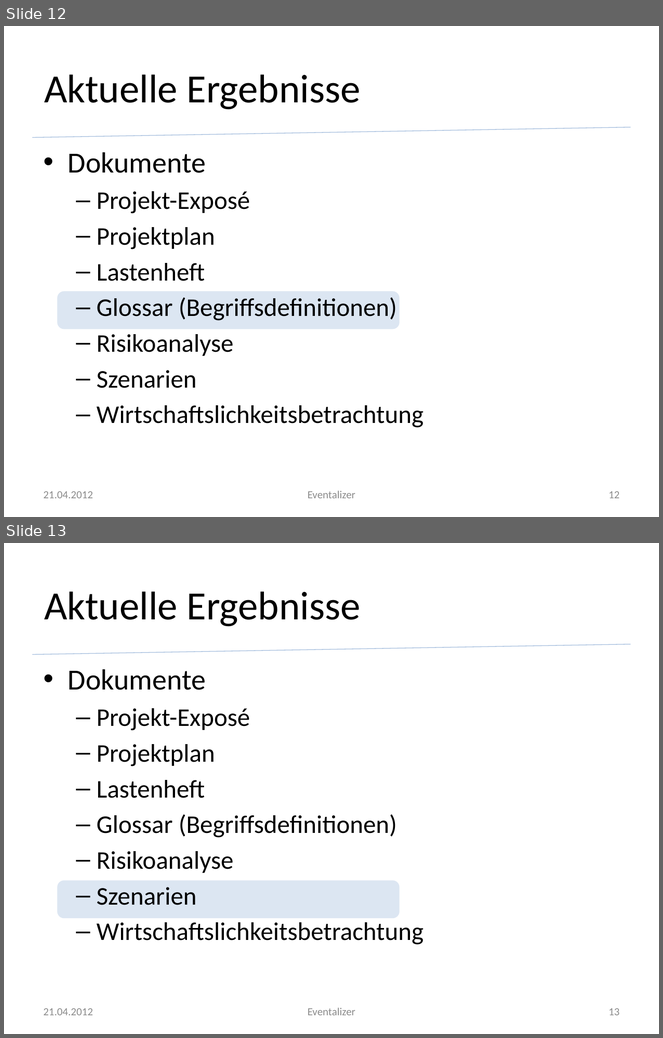
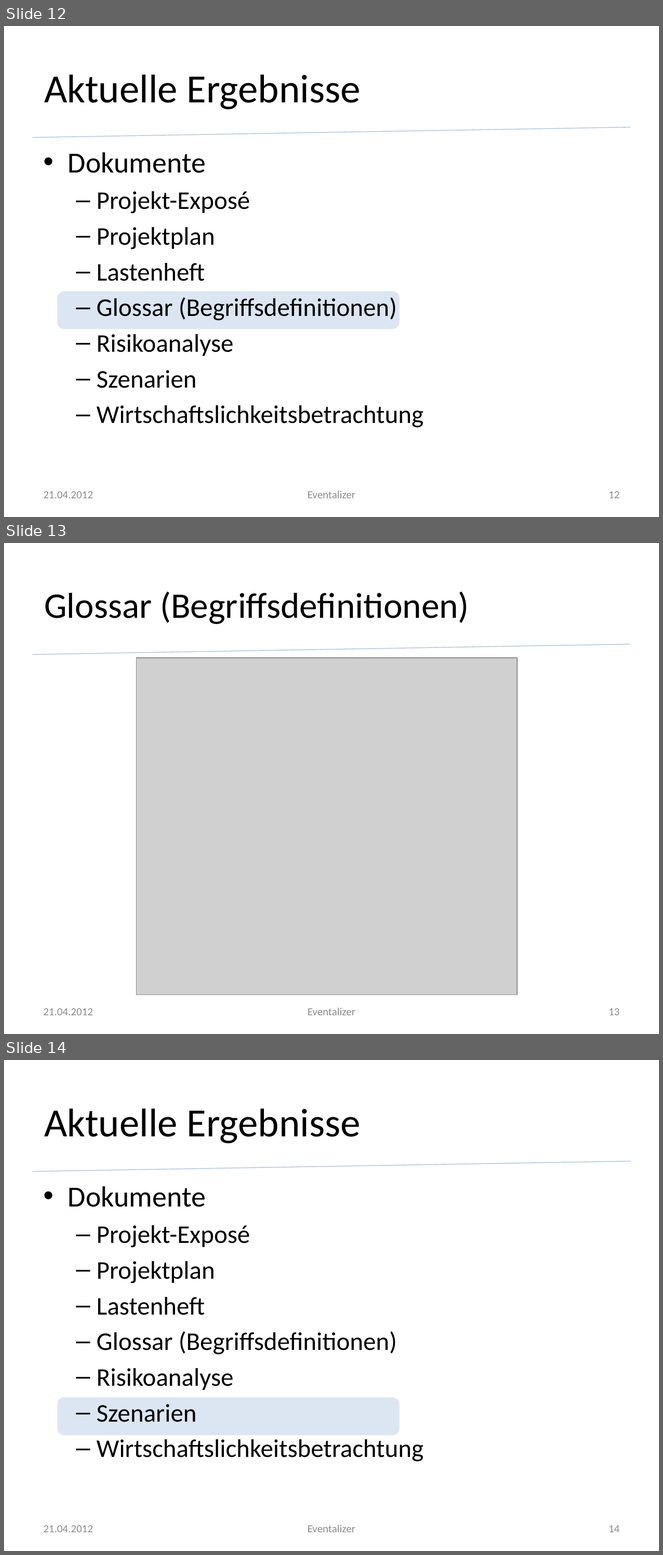
Before and after one commit to silkslostsoul/Eventalizer, a slide deck: Dokumente/Zwischenstand zum 2012 04 21.pptx. Shown one above the other, each under a label of ours: slides 12 and 13 before the commit, slides 12, 13 and 14 after it. The pictures are 663x1038 and 663x1555 pixels, drawn with LibreOffice and Linux fonts; fonts in the diff are those of the drawing; grey boxes stand for pictures; background and template pictures are left out. Boxes give left, top, right and bottom in pixels: in the first picture for what was removed or moved away, otherwise in the second. Text is boxed around its words. In the diff, an @@ line names an element or a change of style, - is before the commit and + after.

```diff
--- a/Dokumente/Zwischenstand zum 2012 04 21.pptx
+++ b/Dokumente/Zwischenstand zum 2012 04 21.pptx
@@ slide 13 added at (x1=4, y1=543, x2=659, y2=1034), background #FFFFFF; not listed: 1 template element that a slide beside it also shows @@
@@ title added at (x1=44, y1=591, x2=469, y2=624), 39.6 pt, text #000000 @@
+Glossar (Begriffsdefinitionen)
@@ picture added at (x1=137, y1=657, x2=517, y2=995) @@
@@ text added at (x1=44, y1=1008, x2=93, y2=1016), 12 pt, text #8C8C8C @@
+21.04.2012
@@ text added at (x1=308, y1=1008, x2=356, y2=1016), 12 pt, text #8C8C8C @@
+Eventalizer
@@ page number added at (x1=609, y1=1008, x2=620, y2=1016), 12 pt, text #8C8C8C @@
+13
@@ what was slide 13 is now slide 14 @@
@@ page number at (x1=609, y1=1525, x2=620, y2=1533): text changed @@
-13
+14
```
Also in this commit, not shown: 2 other slides added, 2 other files.
